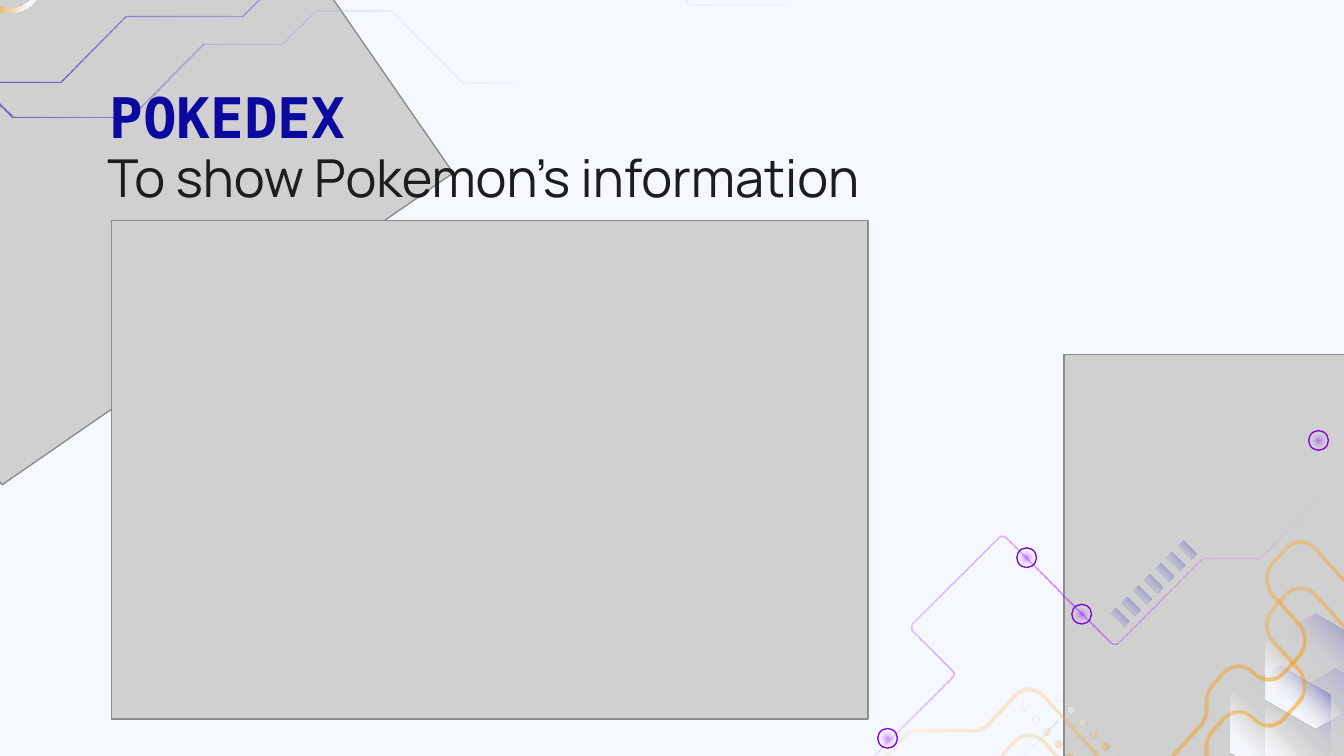
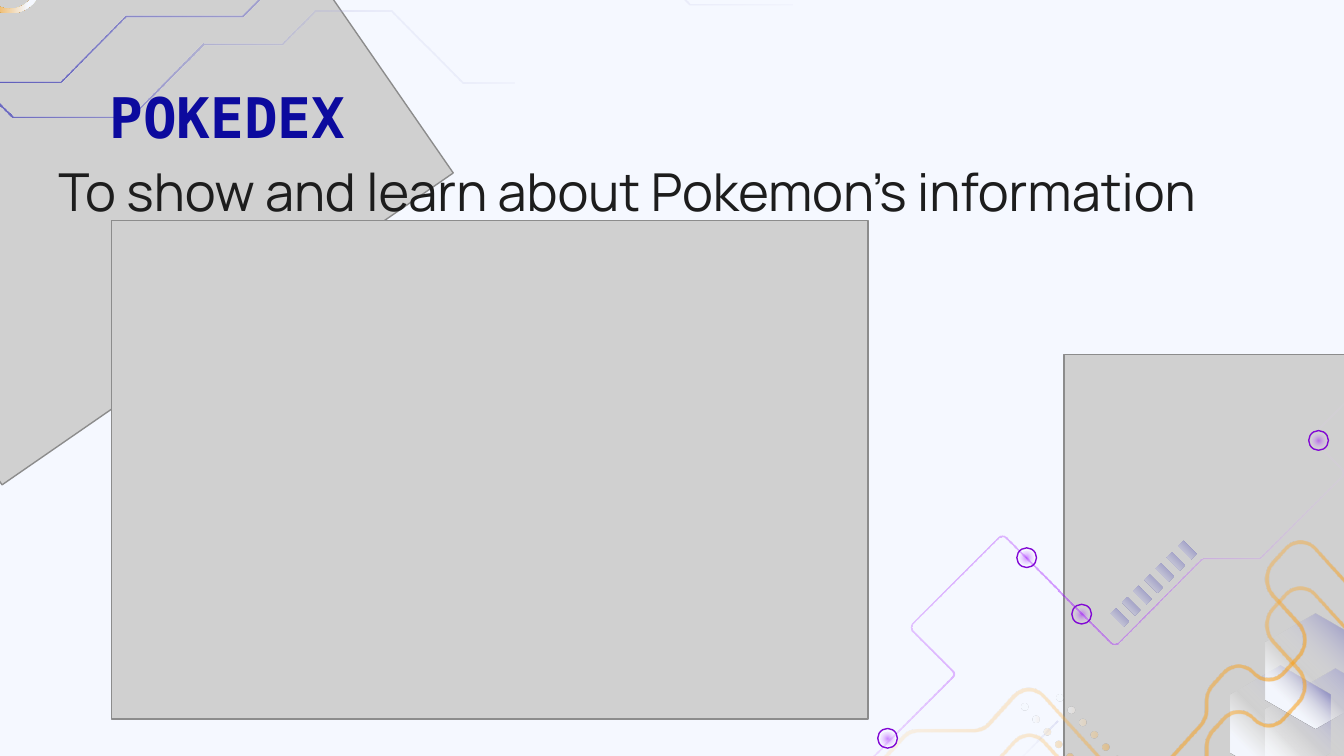
Before and after one commit to clbweb12023github/clbwebdev.github.io, a slide deck: slide 6 of Grand stem challenge 2023.pptx. Drawn at 1344x756 pixels with LibreOffice and Linux fonts; fonts in the diff are those of the drawing; grey boxes stand for pictures. Boxes give left, top, right and bottom in pixels: in the first picture for what was removed or moved away, otherwise in the second. Text is boxed around its words. In the diff, an @@ line names an element or a change of style, - is before the commit and + after.

```diff
--- a/Grand stem challenge 2023.pptx
+++ b/Grand stem challenge 2023.pptx
@@ subtitle at bbox=[58, 162, 1196, 224]: text changed @@
-To show Pokemon’s information
+To show and learn about Pokemon’s information
```
Also in this commit, not shown: 4 other slides changed, 3 slides added, 3 slides removed.
